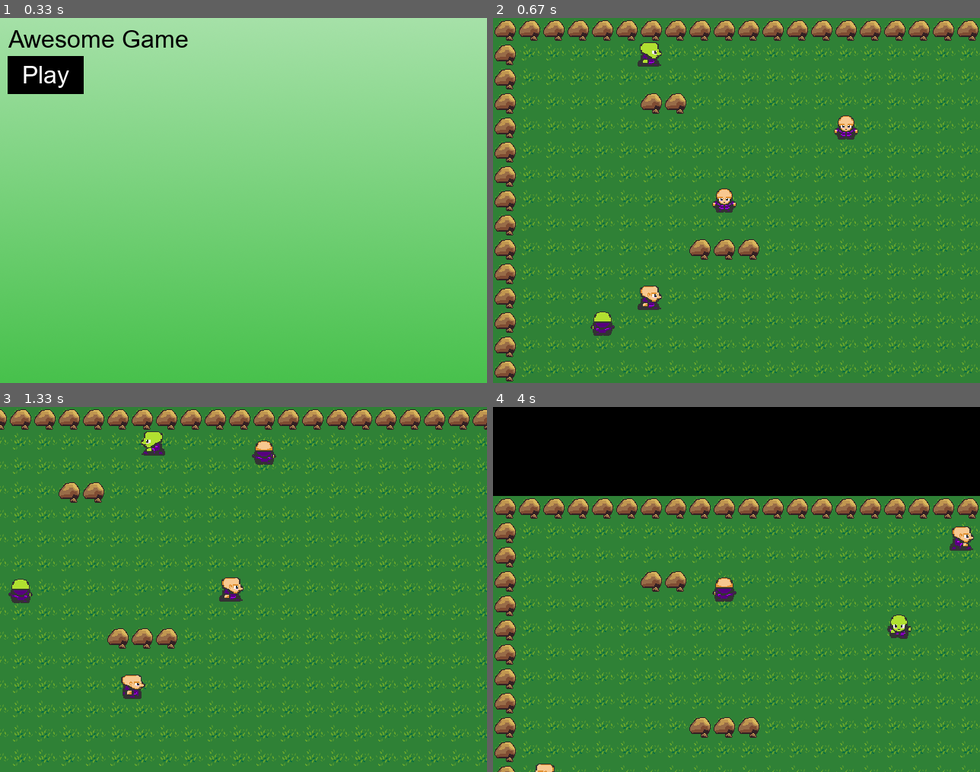
Above: before the commit, frames 1-4 (two rows, left to right).
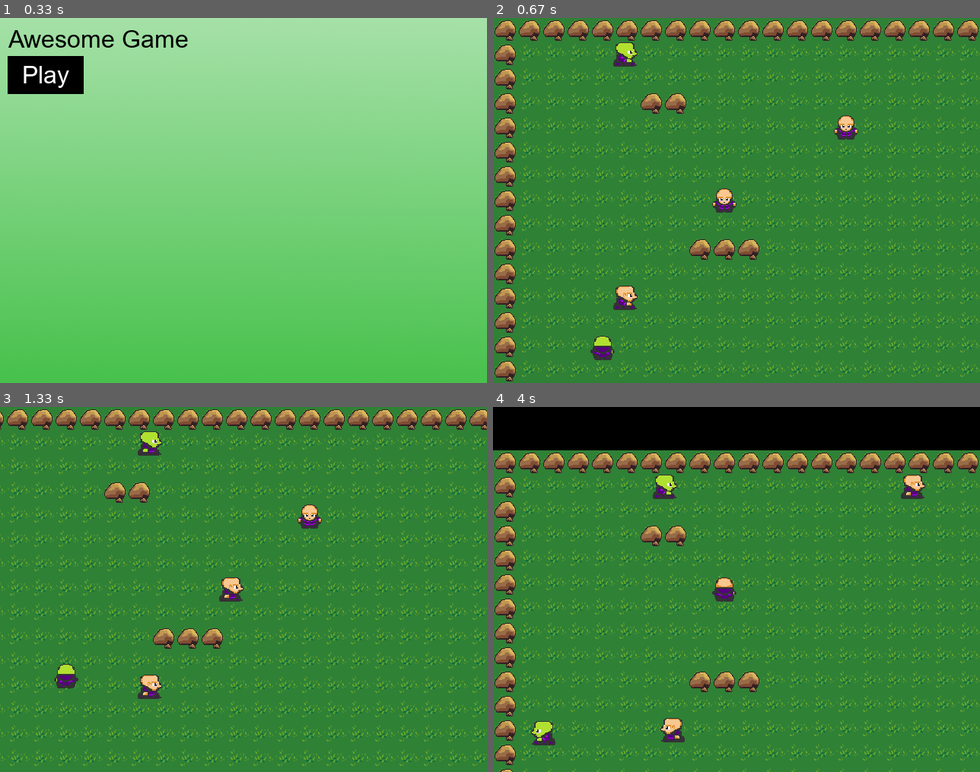
Above: after the commit, the same moments.

Repository: jonrox48/PyGame_Test_RPG
Game: pygame game, started from main.py
Same seed, same stepped clock (60 frames per second), same inputs: the game is played once before the commit and once after it.
Inputs (mouse positions are in pixels of both pictures, inside the frame that each line leads up to):
- Up to frame 1 (0.33 s): no input
- Up to frame 2 (0.67 s): click (536, 76) at 0.38 s
- Up to frame 3 (1.33 s): tap Space at 0.67 s; hold Right from 1 s (still down)
- Up to frame 4 (4 s): release Right at 1.47 s; hold Up 1.5-1.8 s; hold Right 1.83-2.3 s; hold Left 2.33-2.87 s; hold Down 2.9-3.2 s; hold Left 3.23-3.63 s; hold Up from 3.67 s (still down)

Frame 1 is identical in both runs. In frame 2, 1.6% of the frame differs, in the area x 20-35%, y 6-94%; in frame 3, 20%; in frame 4, 33%, in the area x 0-100%, y 11-100%.

Commit message:
Enemies glitching out (movement function) fixed

Diff:
--- a/characters.py
+++ b/characters.py
@@ -225,7 +225,7 @@
         #######################################################################
         ####################### SINGLE BUTTON PRESSES #########################
         #######################################################################
-        for event in pygame.event.get():
+        for event in self.level.game.event_list:
             if event.type == pygame.KEYDOWN:
                 ## Basic attack
                 if event.key == pygame.K_SPACE:
--- a/levels.py
+++ b/levels.py
@@ -67,6 +67,12 @@
 
 
     def update(self):
+        self.game.event_list = pygame.event.get()
+        for ind, event in enumerate(self.game.event_list):
+            if event.type == pygame.QUIT:
+                pygame.quit()
+                sys.exit()
+
         self.all_sprites.update()
 
     def draw(self):
--- a/main.py
+++ b/main.py
@@ -29,6 +29,8 @@
         self.running = True
         self.playing = False
 
+        self.event_list = []
+
         self.level = Level(self)
 
 
@@ -36,96 +38,15 @@
         self.go_background = pygame.image.load('img/gameover.png')
 
 
-
-
-
-####################################################################
-########################## STARTING NEW GAME #######################
-####################################################################
-    # def new(self):
-    #     # a new game starts
-    #     s
-    #     # ## All
-    #     # self.all_sprites = pygame.sprite.LayeredUpdates()
-
-    #     # ## High level groups
-    #     # self.characters = pygame.sprite.LayeredUpdates()
-    #     # self.player_group = pygame.sprite.LayeredUpdates()
-    #     # self.non_player = pygame.sprite.LayeredUpdates()
-
-    #     # ## Friendlies
-    #     # self.villagers = pygame.sprite.LayeredUpdates()
-
-    #     # ## Enemies
-    #     # self.enemies = pygame.sprite.LayeredUpdates()
-    #     # self.zombies = pygame.sprite.LayeredUpdates()
-
-    #     # ## Terrain Indestructable
-    #     # self.collision_blocks = pygame.sprite.LayeredUpdates()
-    #     # self.non_collision_blocks = pygame.sprite.LayeredUpdates()
-
-    #     # ## Terrain Destructable
-
-    #     # ## Attacks
-    #     # self.attacks = pygame.sprite.LayeredUpdates()
-
-    #     # self.createTilemap()
-
-    # # def createTilemap(self):
-    # #     for i, row in enumerate(tilemap):
-    # #         for j, column in enumerate(row):
-    # #             Grass(self, j, i)
-    # #             if column == "B":
-    # #                 Rock(self, j, i)
-    # #             elif column == "E":
-    # #                 Zombie(self, j, i)
-    # #             elif column == "N":
-    # #                 Villager(self, j, i)
-    # #             elif column == "P":
-    # #                 self.player = Player(self, j, i)
-
 ####################################################################
 ########################## RUNNING THE GAME ########################
 ####################################################################
     def run(self):
         while self.running:
-            self.events()
-            for event in self.event_list:
-                if event.type == pygame.QUIT:
-                    self.playing = False
-                    self.running = False
             self.screen.fill(BLACK)
             self.level.run()
-            for event in pygame.event.get():
-                if event.type == pygame.QUIT:
-                    pygame.quit()
-                    sys.exit()
-            self.screen.fill(BLACK)
-            self.level.run()
-            # self.events()
             pygame.display.update()
             self.clock.tick(FPS)
-        pygame.quit()
-        sys.exit()
-
-    def events(self):
-        ## Game Level Actions
-        self.event_list = pygame.event.get()
-        # for event in self.events_list:
-        #     if event.type == pygame.QUIT:
-
-        #         self.playing = False
-        #         self.running = False
-
-    # ## Every Sprite must have an update method
-    # def update(self):
-    #     self.all_sprites.update()
-
-    # def draw(self):
-    #     self.screen.fill(BLACK)
-    #     self.all_sprites.draw(self.screen)
-    #     self.clock.tick(FPS)
-    #     pygame.display.update()
 
 
 ####################################################################
@@ -141,7 +62,8 @@
         play_button = Button(10, 50, 100, 50, WHITE, BLACK, "Play", 32)
 
         while intro:
-            for event in pygame.event.get():
+            self.event_list = pygame.event.get()
+            for event in self.event_list:
                 if event.type == pygame.QUIT:
                     intro = False
                     self.running = False
@@ -168,9 +90,9 @@
         restart_button = Button(10, WIN_HEIGHT - 60, 120, 50, WHITE, BLACK, 'Restart', 32)
 
         restart = False
-
         while not restart:
-            for event in pygame.event.get():
+            self.event_list = pygame.event.get()
+            for event in self.event_list:
                 if event.type == pygame.QUIT:
                     self.running = False
 
